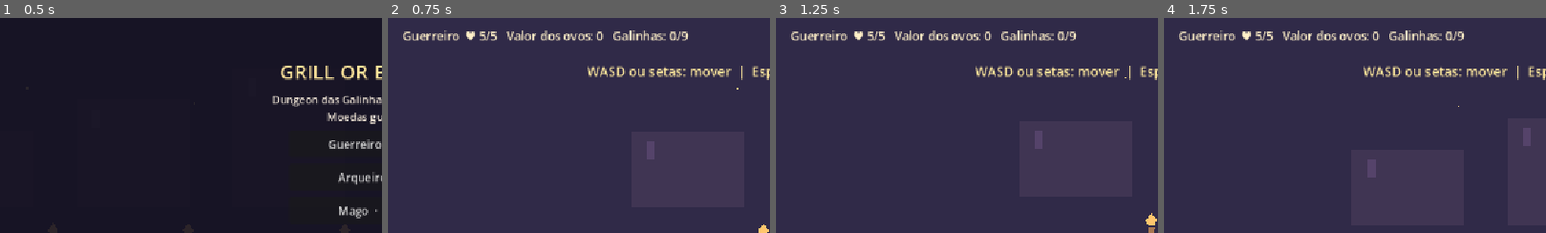
Above: before the commit, frames 1-4 (left to right).
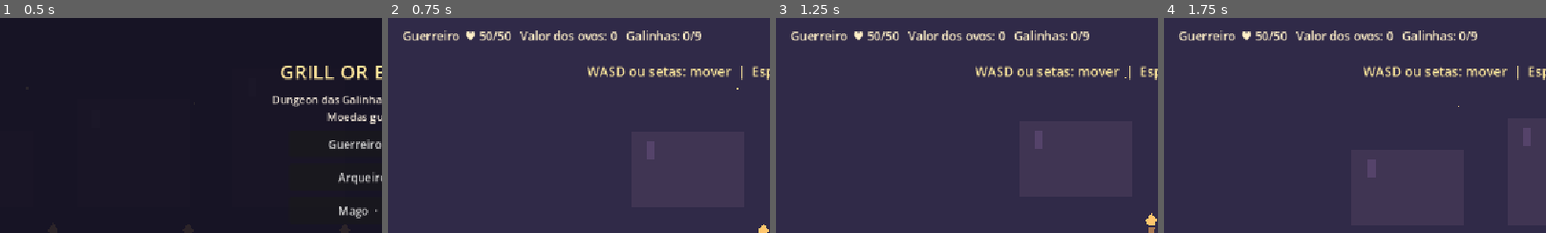
Above: after the commit, the same moments.

Repository: Douglas-Marcondes/grill-or-be-grilled
Game: Godot game, scene res://jogo.tscn
Same seed, same stepped clock (60 frames per second), same inputs: the game is played once before the commit and once after it.
Inputs (mouse positions are % of the whole screen's width and height, from its top left):
- Up to frame 1 (0.5 s): no input
- Up to frame 2 (0.75 s): click "Guerreiro · Espada" at 0.5 s
- Up to frame 3 (1.25 s): no input
- Up to frame 4 (1.75 s): move the mouse to (72, 45) at 1.27 s; hold Right (ui_right) from 1.28 s (still down); hold J from 1.28 s (still down); click (72, 45) at 1.42 s; tap Space at 1.52 s
The pictures show only the part of the screen within x 0-50%, y 0-50%; the shares and areas given below are measured in that part.

Frame 1 is identical in both runs. In frame 2, 1.7% of the frame differs, in the area x 25-82%, y 5-11%; in frame 3, 1.7%; in frame 4, 1.7%.

Commit message:
player com 50 de vida

Diff:
--- a/grill-or-be-grilled/player.gd
+++ b/grill-or-be-grilled/player.gd
@@ -3,8 +3,8 @@
 var speed := 270.0
 var jump_velocity := -520.0
 var gravity := 1300.0
-var max_health := 5
-var health := 5
+var max_health := 50
+var health := 50
 var facing := 1.0
 var attack_timer := 0.0
 var invulnerability := 0.0
